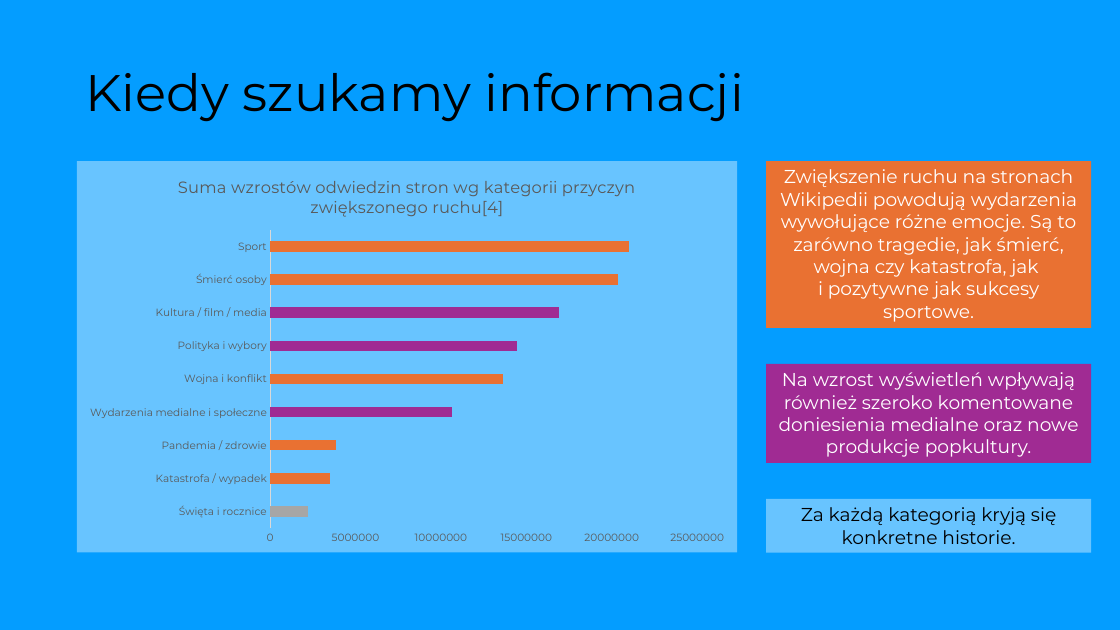
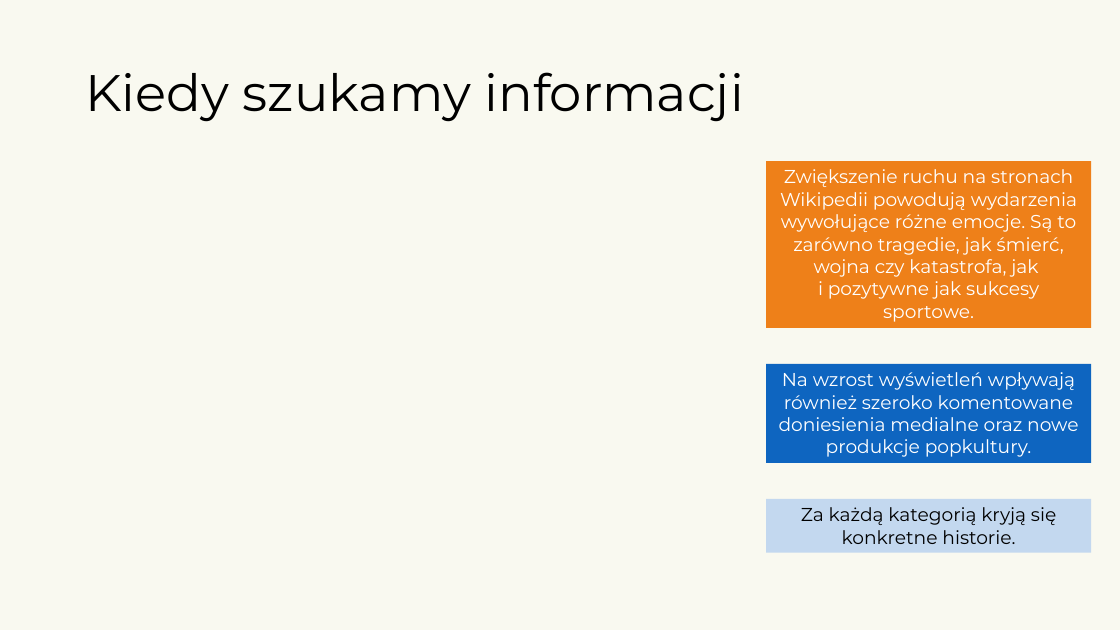
Before and after one commit to kotlarekm/BI_NGO_Wikipedia, a slide deck: slide 5 of storytelling/Storytelling.pptx (slide 4 before the commit). Drawn at 1120x630 pixels with LibreOffice and Linux fonts; fonts in the diff are those of the drawing; background and template pictures are left out. Boxes give left, top, right and bottom in pixels: in the first picture for what was removed or moved away, otherwise in the second. Text is boxed around its words. In the diff, an @@ line names an element or a change of style, - is before the commit and + after.

```diff
--- a/storytelling/Storytelling.pptx
+++ b/storytelling/Storytelling.pptx
@@ background #049DFF to #F9F9F0 @@
@@ bar chart removed at [77, 161, 738, 553] @@
-title "Suma wzrostów odwiedzin stron wg kategorii przyczyn zwiększonego ruchu[4] "
-categories: Święta i rocznice, Katastrofa / wypadek, Pandemia / zdrowie, Wydarzenia medialne i społeczne, Wojna i konflikt, Polityka i wybory, Kultura / film / media, Śmierć osoby, Sport
-Series 1: 2200000, 3500000, 3900000, 10700000, 13700000, 14400000, 16900000, 20300000, 21000000
@@ rectangle "Zwiększenie ruchu na stronach Wikipedii ..." at [766, 161, 1091, 329]: fill #E97132 to #EE8019 @@
@@ rectangle "Na wzrost wyświetleń wpływają również ..." at [766, 364, 1091, 463]: fill #A02B93 to #0E65C0 @@
@@ rectangle "Za każdą kategorią kryją się ..." at [766, 499, 1091, 553]: fill #68C4FF to #C3D8EF @@
```
Also in this commit, not shown: 10 other slides changed, 1 slide added, 1 other file.
